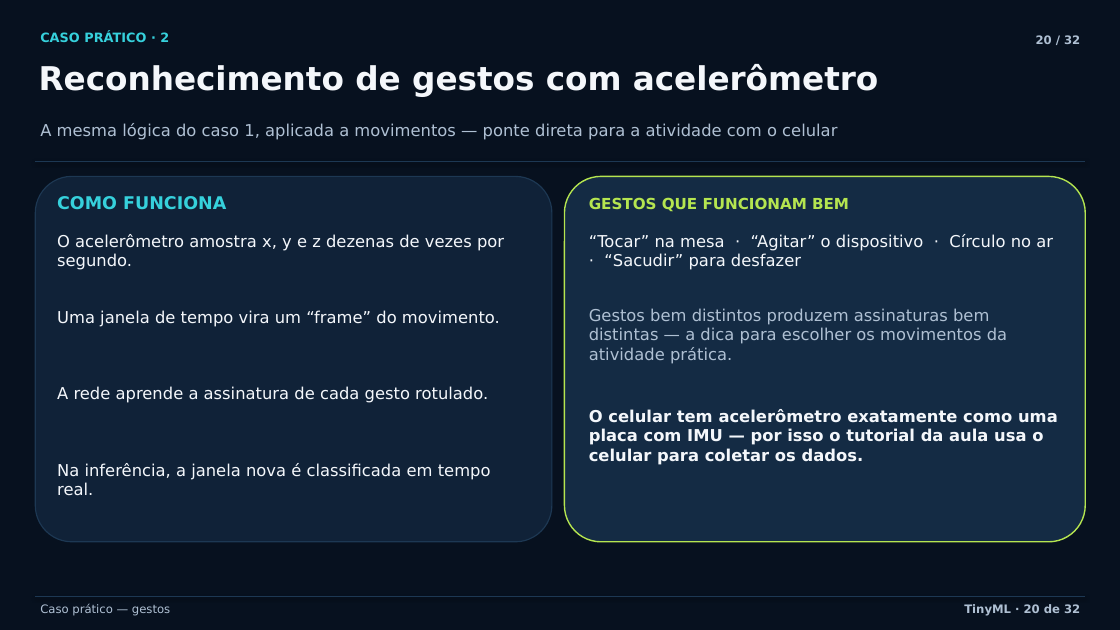
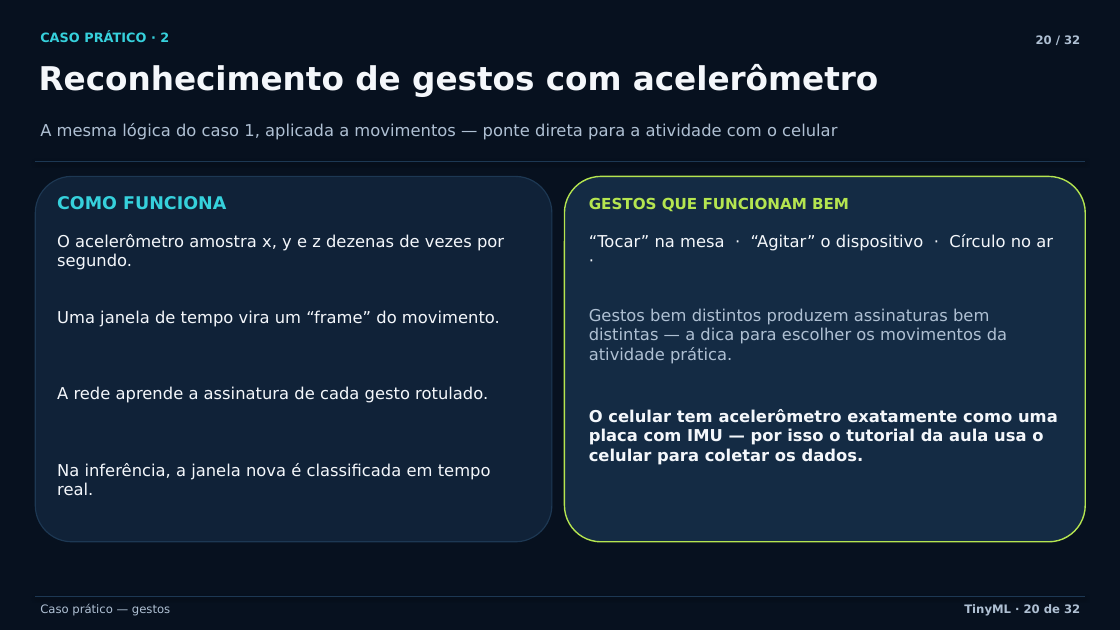
Before and after one commit to ivanlucas7/site, a slide deck: slide 20 of public/arquivos/tinyml/aula-tinyml.pptx. Drawn at 1120x630 pixels with LibreOffice and Linux fonts; fonts in the diff are those of the drawing. Boxes give left, top, right and bottom in pixels: in the first picture for what was removed or moved away, otherwise in the second. Text is boxed around its words. In the diff, an @@ line names an element or a change of style, - is before the commit and + after.

```diff
--- a/public/arquivos/tinyml/aula-tinyml.pptx
+++ b/public/arquivos/tinyml/aula-tinyml.pptx
@@ text at box(589, 234, 1053, 251): text changed @@
-“Tocar” na mesa · “Agitar” o dispositivo · Círculo no ar · “Sacudir” para desfazer
+“Tocar” na mesa · “Agitar” o dispositivo · Círculo no ar ·
```
Also in this commit, not shown: 3 other slides changed.
